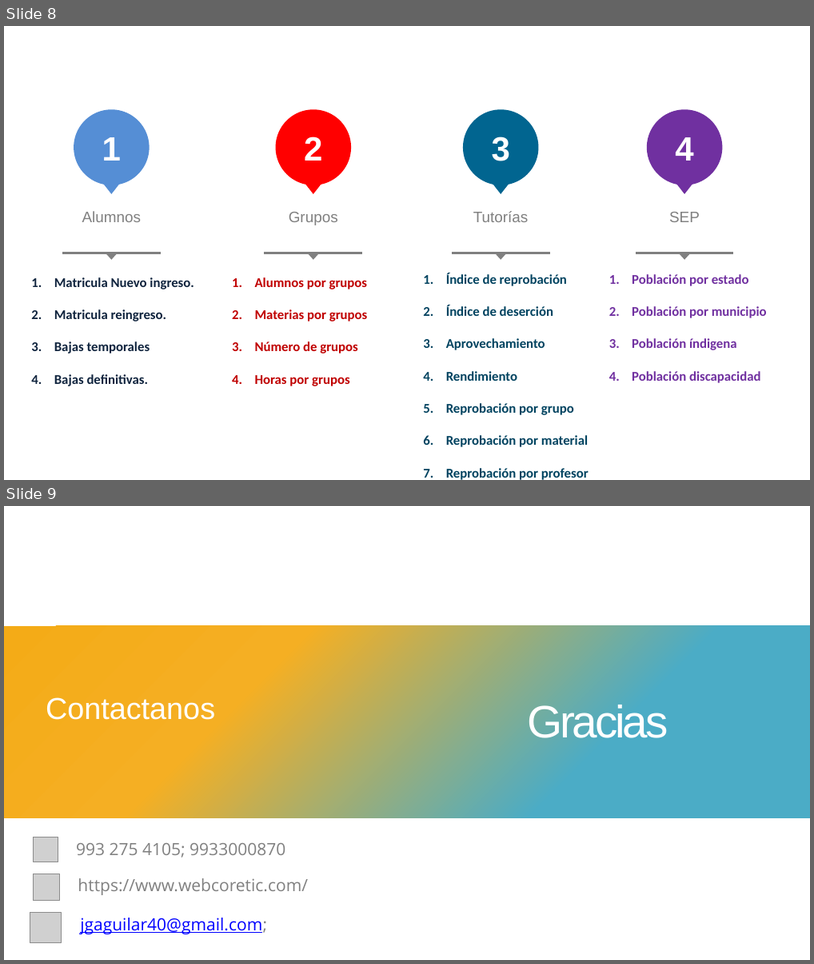
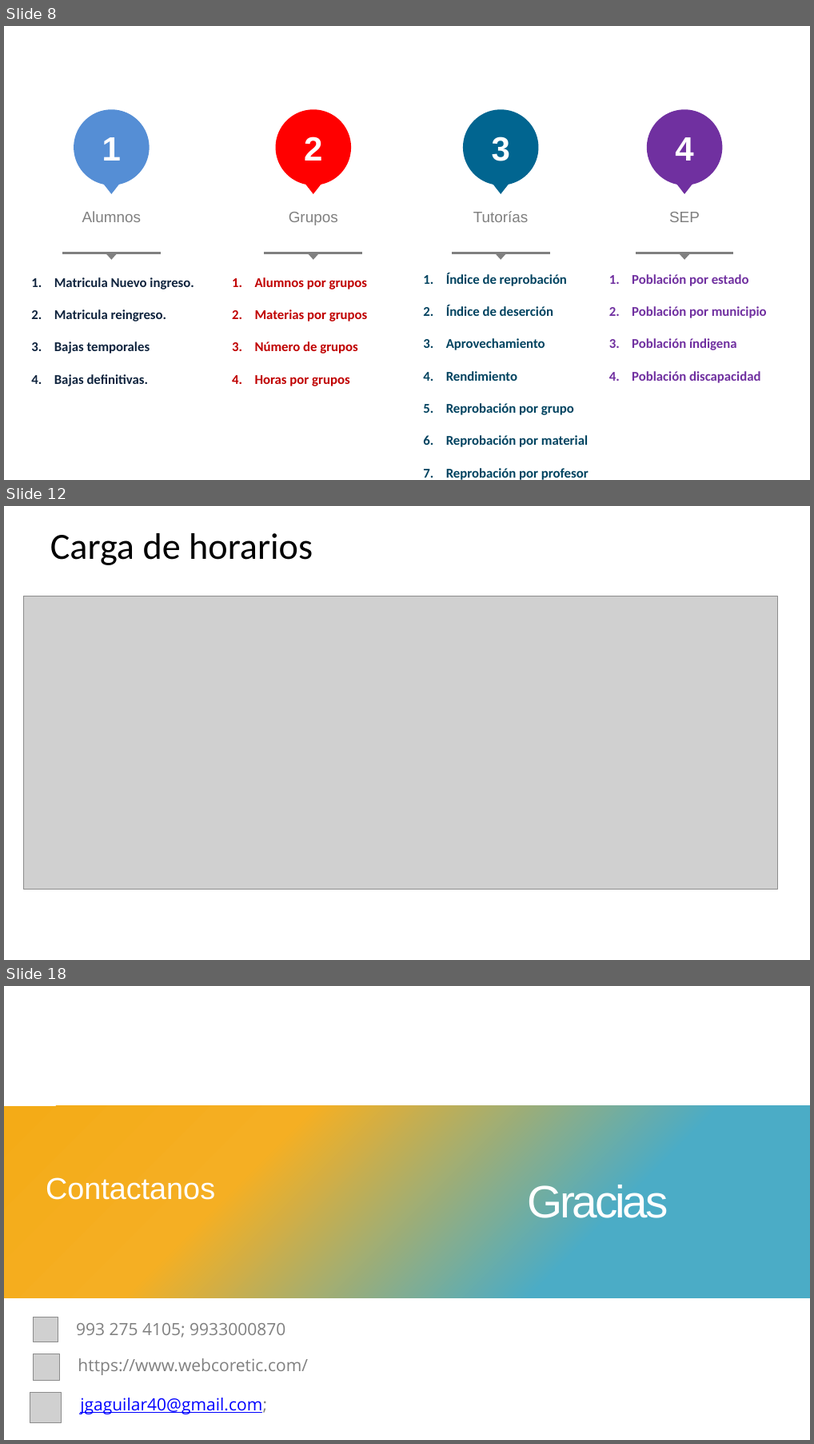
Before and after one commit to joselupe2002/siae, a slide deck: Manual/Presentación.pptx. Shown one above the other, each under a label of ours: slides 8 and 9 before the commit, slides 8, 12 and 18 after it; the slides between them are not shown. The pictures are 814x964 and 814x1444 pixels, drawn with LibreOffice and Linux fonts; fonts in the diff are those of the drawing; grey boxes stand for pictures. Boxes give left, top, right and bottom in pixels: in the first picture for what was removed or moved away, otherwise in the second. Text is boxed around its words. In the diff, an @@ line names an element or a change of style, - is before the commit and + after.

```diff
--- a/Manual/Presentación.pptx
+++ b/Manual/Presentación.pptx
@@ slide 12 added at [4,506,810,960], background #FFFFFF @@
@@ text added at [50,533,313,565], 44 pt, text #000000 @@
+Carga de horarios
@@ picture added at [23,596,778,889] @@
@@ what was slide 9 is now slide 18 @@
```
Also in this commit, not shown: 8 other slides added, 5 other files.
